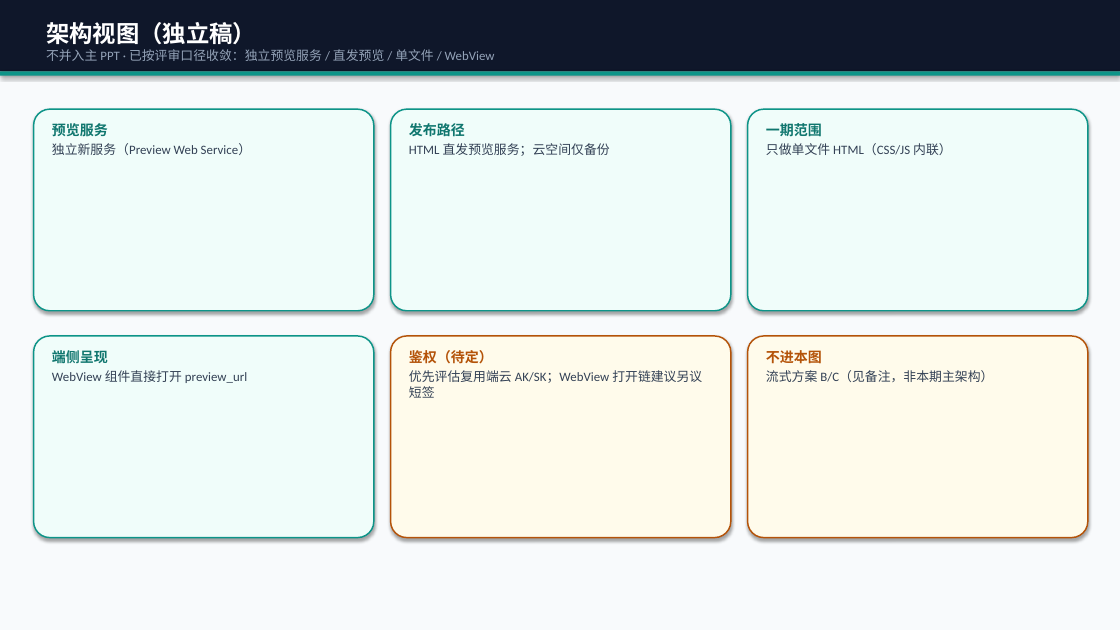
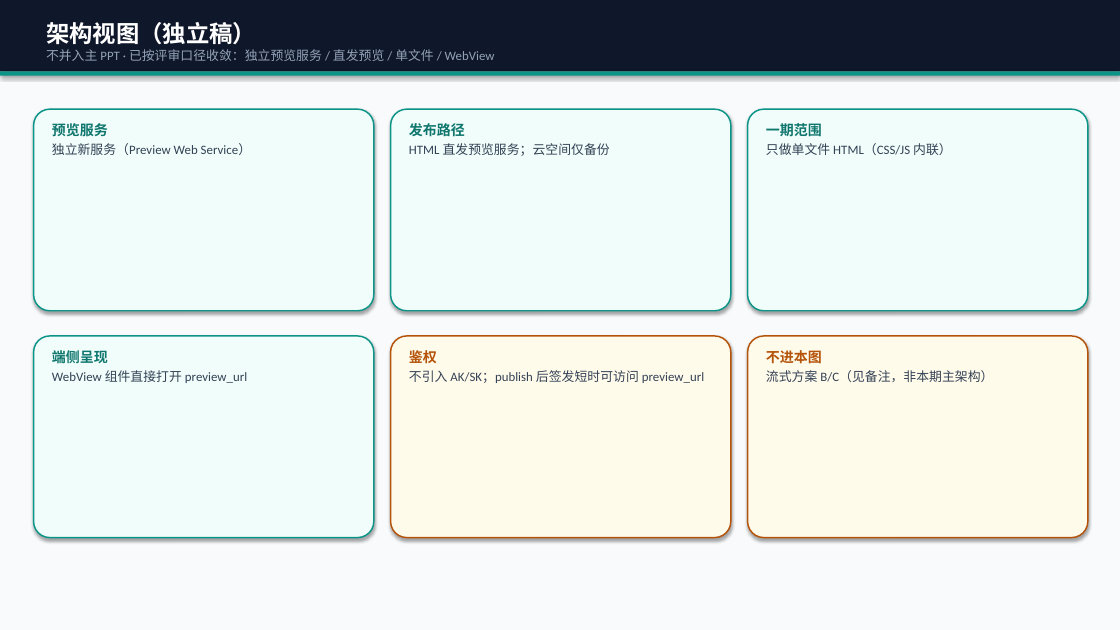
Before and after one commit to Lizzy67/leetcode, a slide deck: slide 1 of docs/agent_html_arch_views.pptx. Drawn at 1120x630 pixels with LibreOffice and Linux fonts; fonts in the diff are those of the drawing. Boxes give left, top, right and bottom in pixels: in the first picture for what was removed or moved away, otherwise in the second. Text is boxed around its words. In the diff, an @@ line names an element or a change of style, - is before the commit and + after.

```diff
--- a/docs/agent_html_arch_views.pptx
+++ b/docs/agent_html_arch_views.pptx
@@ text at (409, 350, 704, 383): text changed @@
-鉴权（待定）
-优先评估复用端云 AK/SK；WebView 打开链建议另议短签
+鉴权
+不引入 AK/SK；publish 后签发短时可访问 preview_url
```
Also in this commit, not shown: 3 other slides changed, 2 other files.
